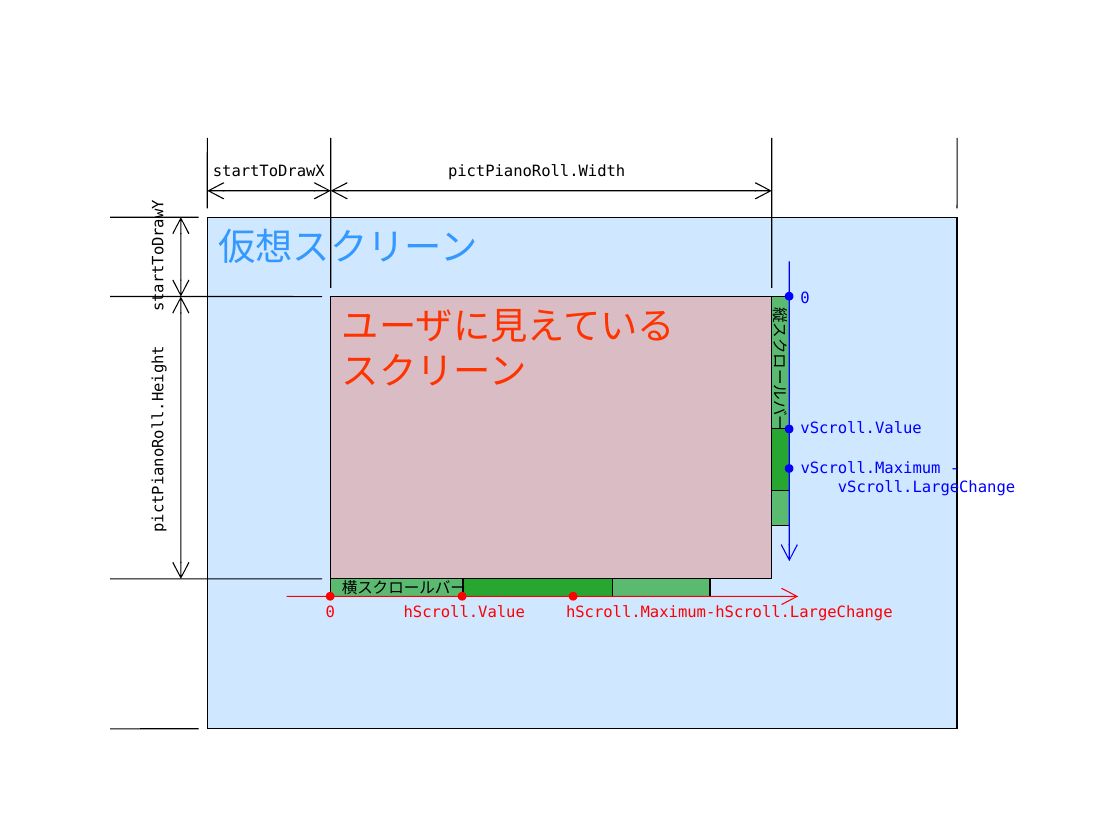
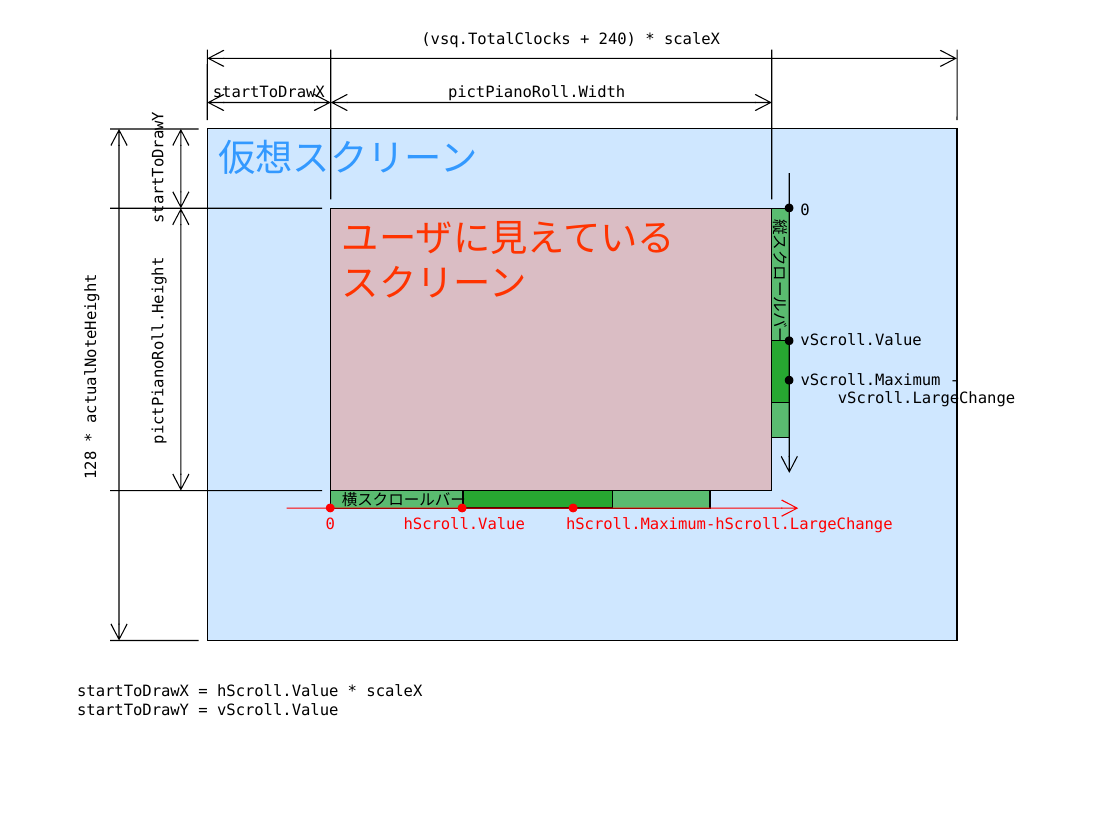
Before and after one commit to cadencii/cadencii, a slide deck: slide 1 of misc.ppt. Drawn at 1120x840 pixels with LibreOffice and Linux fonts; fonts in the diff are those of the drawing. Boxes give left, top, right and bottom in pixels: in the first picture for what was removed or moved away, otherwise in the second. Text is boxed around its words. In the diff, an @@ line names an element or a change of style, - is before the commit and + after.

```diff
--- a/misc.ppt
+++ b/misc.ppt
@@ double arrow moved from (180, 217) - (180, 297) to (207, 120) - (207, 49) @@
@@ double arrow (207, 120) - (207, 49): double arrow to line @@
@@ double arrow added from (207, 58) to (956, 58), #000000 0.74 pt @@
@@ text added at (421,32,720,48), 10 pt, text #000000 @@
+(vsq.TotalClocks + 240) * scaleX
@@ text "startToDrawX": place and size @@
-text "startToDrawX" at (213,164,325,177)
+text "startToDrawX" at (213,85,325,101)
@@ text "pictPianoRoll.Width": place and size @@
-text "pictPianoRoll.Width" at (448,164,625,180)
+text "pictPianoRoll.Width" at (448,85,625,101)
@@ double arrow added from (119, 129) to (119, 641), #000000 0.74 pt @@
@@ line moved from (207, 208) - (207, 138) to (180, 129) - (180, 208) @@
@@ line (180, 129) - (180, 208): line to double arrow @@
@@ 3 ellipses, 1 rectangle, 1 arrow: place and size @@
-3 ellipses, 1 rectangle, 1 arrow at (326,261,790,600)
+3 ellipses, 1 rectangle, 1 arrow at (326,174,790,513)
@@ arrow (790, 174) - (790, 473): stroke #0000FF 0.74 pt to #000000 0.74 pt @@
@@ ellipse added at (785,204,794,213), fill #000000 @@
@@ text added at (82,288,100,477), 10 pt, text #000000 @@
+128 * actualNoteHeight
@@ ellipse: place and size @@
-ellipse at (785,292,794,301)
+ellipse at (785,336,794,345)
@@ ellipse at (785,336,794,345): fill #0000FF to #000000 @@
@@ ellipse at (785,376,794,385): fill #0000FF to #000000 @@
@@ ellipse: place and size @@
-ellipse at (785,424,794,433)
+ellipse at (785,376,794,385)
@@ text colour #0000FF to #000000 in 3 elements at (800,203,809,216), (800,333,921,346), (801,373,1015,408) @@
@@ ellipse removed at (785,464,794,473) @@
@@ 8 texts, 7 lines, 5 rectangles, 3 double arrows, 1 arrow: place and size @@
-8 texts, 7 lines, 5 rectangles, 3 double arrows, 1 arrow at (110,138,1015,729)
+8 texts, 7 lines, 5 rectangles, 3 double arrows, 1 arrow at (110,49,1015,641)
@@ text added at (77,684,422,716), 10 pt, text #000000 @@
+startToDrawX = hScroll.Value * scaleX
+startToDrawY = vScroll.Value
```
Also in this commit, not shown: 1 slide added, 6 other files.
